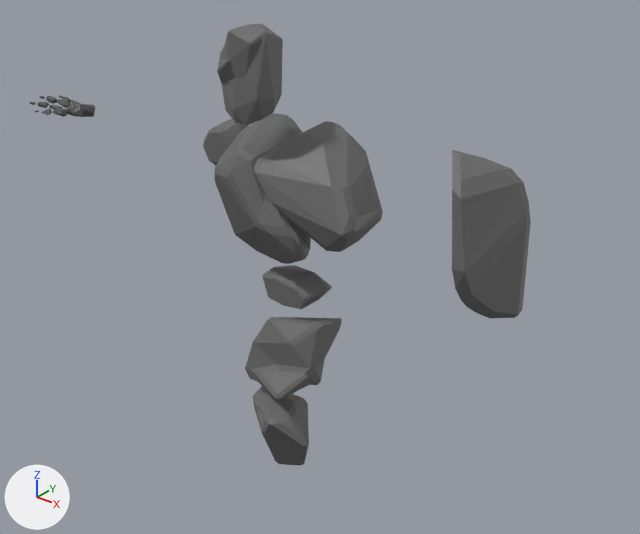
The glTF model avatar/NPC_A_9.glb as it was, and as the next commit left it.
Camera for both pictures: a 50 mm camera at (2.02, -2.28, 2.55) aimed at (0.08, 0.14, 1.05). Every picture has the same lights, and +X, +Y and +Z are marked at lower left. Where no turn or scale is listed for an object, it has been applied to the vertices. Vertices at the same position are counted once.

In view in the first picture: 'Cube.025', 'Cube.119', 'Cube.129', 'Vert.015', 'Vert.016', 'Vert.018', 'Vert.019', 'Vert.020'.
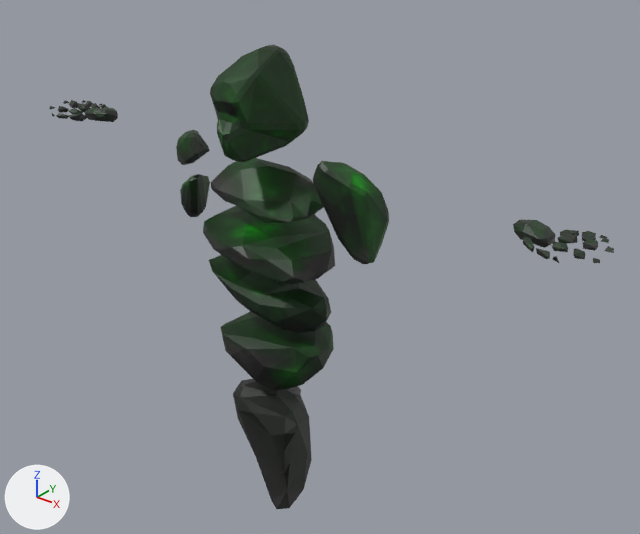
Changed parts and their boxes [x1, y1, x2, y2] in the pictures (640 x 534 px; the box of a moved part takes in the faces that stretch with it):
'Cube.109', added: after [203, 158, 335, 390]
'Cube.129', deleted: before [214, 113, 383, 264]
'Cube.119', deleted: before [452, 150, 531, 318]
'Cube.111', added (green): after [210, 45, 309, 162]
'Cube.112', added: after [176, 130, 389, 264]
'Cube.110', added (black): after [233, 379, 312, 509]
'Vert.019', deleted: before [245, 317, 342, 400]
'Vert.015', deleted: before [217, 23, 283, 125]
'Vert.020', deleted: before [253, 386, 309, 466]
'Cube.025', reshaped (756% wider, 613% taller): before [30, 95, 95, 117]; after [50, 100, 614, 263]
'Vert.018', deleted: before [263, 265, 332, 309]
'Vert.016', deleted: before [203, 119, 249, 166]
'Cube.011', added: after [287, 386, 301, 397]
part 1 of me_cube_035, deleted: before [30, 95, 80, 117]
part 2 of me_cube_035, moved or reshaped: before [67, 104, 95, 117]; after [50, 100, 118, 122]
part 3 of me_cube_035, added: after [513, 220, 614, 263]

Patch to the scene script:
```diff
--- a/avatar/NPC_A_9.glb.py
+++ b/avatar/NPC_A_9.glb.py
@@ me_cube_035 @@
-me_cube_035.from_pydata(...)  # 522 vertices, 980 faces; spans x -1.411..-1.066, y -0.144..0.104, z 1.458..1.527
-me_cube_035.materials.append(mat_material_005)  # dark grey #555555
+me_cube_035.from_pydata(...)  # 284 vertices, 440 faces; spans x -1.246..1.246, y -0.142..0.141, z 1.457..1.531
+# me_cube_035 part 1: 15 loose pieces with 434 vertices, spanning x -1.411..-1.131, y -0.144..0.104, z 1.469..1.519, are deleted
+# me_cube_035 part 2: 88 vertices removed from x -1.178..-1.066, y -0.047..0.045, z 1.458..1.527; 142 vertices added at x -1.246..-0.93, y -0.142..0.141, z 1.457..1.531
+# me_cube_035 part 3: 142 vertices added at x 0.93..1.246, y -0.142..0.141, z 1.457..1.531
+me_cube_035.materials.append(mat_rock)  # picture img_2k_light_grey_color_green
@@ ob_cube_119 @@
-ob_cube_119 = bpy.data.objects.new('Cube.119', me_cube_120)
@@ ob_cube_129 @@
-ob_cube_129 = bpy.data.objects.new('Cube.129', me_cube_130)
@@ ob_vert_015 @@
-ob_vert_015 = bpy.data.objects.new('Vert.015', me_vert_015)
@@ ob_vert_016 @@
-ob_vert_016 = bpy.data.objects.new('Vert.016', me_vert_016)
@@ ob_vert_018 @@
-ob_vert_018 = bpy.data.objects.new('Vert.018', me_vert_018)
@@ ob_vert_019 @@
-ob_vert_019 = bpy.data.objects.new('Vert.019', me_vert_019)
@@ ob_vert_020 @@
-ob_vert_020 = bpy.data.objects.new('Vert.020', me_vert_020)
@@ ob_cube_011 @@
+ob_cube_011 = bpy.data.objects.new('Cube.011', me_cube_011)  # 100 vertices, 196 faces; spans x -0.0626..0.0261, y -0.0537..0.0189, z -0.0291..0.0396; in mat_material_002 (dark grey #6b6b6b)
+ob_cube_011.location = (0.07, 0.005, 0.546)
@@ ob_cube_112 @@
+ob_cube_112 = bpy.data.objects.new('Cube.112', me_cube_112)  # 162 vertices, 312 faces; spans x -0.467..0.452, y -0.141..0.081, z 1.192..1.577; in mat_rock (picture img_2k_light_grey_color_green)
+ob_cube_112.location = (0.0, 0.0, 0.0)
@@ ob_cube_111 @@
+ob_cube_111 = bpy.data.objects.new('Cube.111', me_cube_111)  # 103 vertices, 202 faces; spans x -0.152..0.147, y -0.285..0.042, z 1.554..1.922; in mat_rock (picture img_2k_light_grey_color_green)
+ob_cube_111.location = (0.0, 0.0, 0.0)
@@ ob_cube_110 @@
+ob_cube_110 = bpy.data.objects.new('Cube.110', me_cube_110)  # 44 vertices, 84 faces; spans x -0.131..0.228, y -0.229..0.117, z -0.008..0.603; in mat_rock (picture img_2k_light_grey_color_green)
+ob_cube_110.location = (0.0, 0.0, 0.0)
@@ ob_cube_109 @@
+ob_cube_109 = bpy.data.objects.new('Cube.109', me_cube_109)  # 190 vertices, 365 faces; spans x -0.275..0.278, y -0.242..0.201, z 0.637..1.493; in mat_rock (picture img_2k_light_grey_color_green)
+ob_cube_109.location = (0.0, 0.0, 0.0)
```
